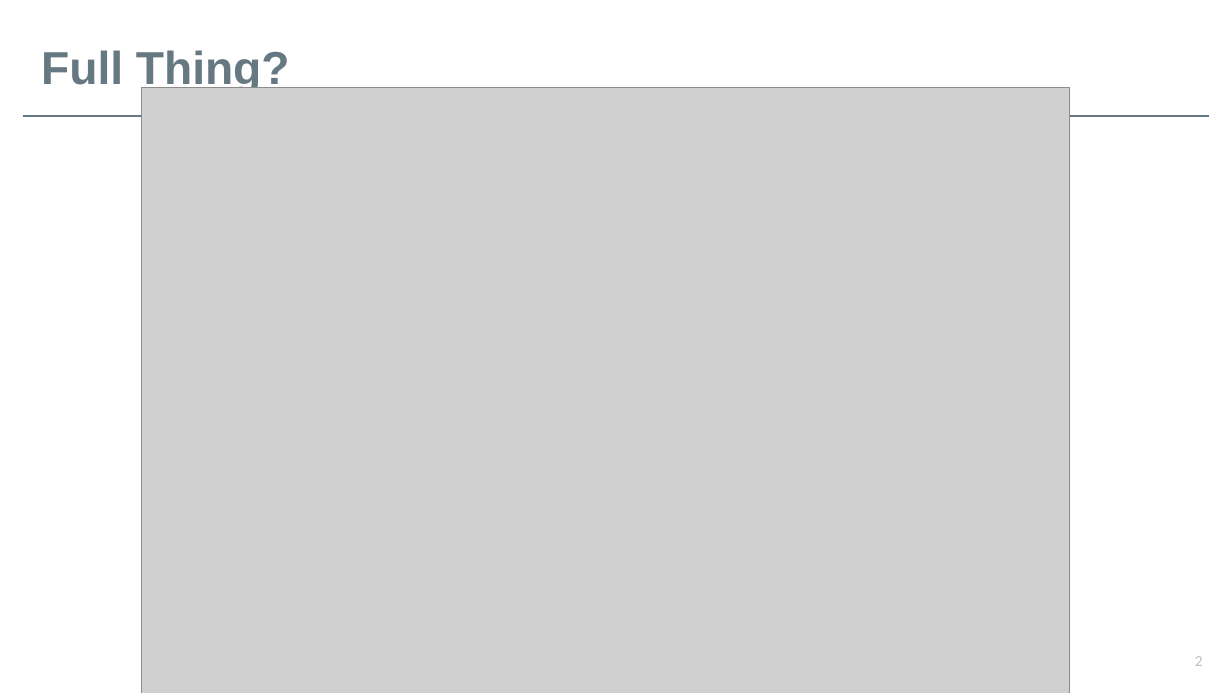
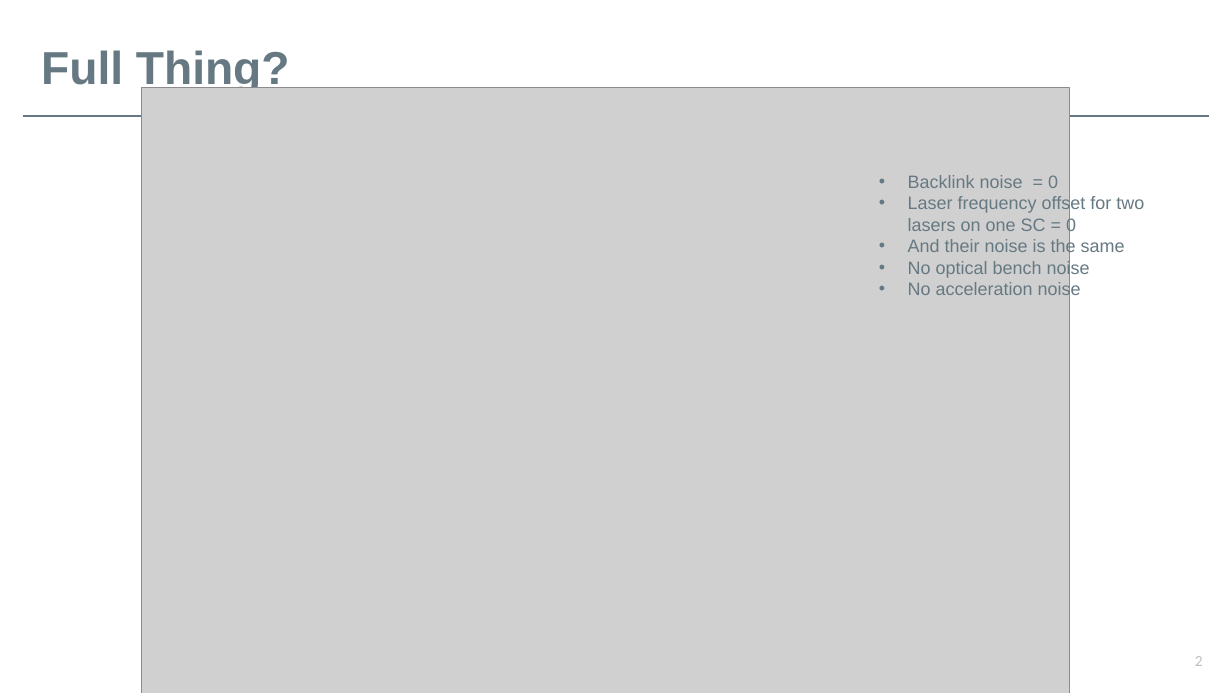
Before and after one commit to karinkruuse/VSC-random, a slide deck: slide 2 of miniLISA - Copy.pptx. Drawn at 1232x693 pixels with LibreOffice and Linux fonts; fonts in the diff are those of the drawing; grey boxes stand for pictures. Boxes give left, top, right and bottom in pixels: in the first picture for what was removed or moved away, otherwise in the second. Text is boxed around its words. In the diff, an @@ line names an element or a change of style, - is before the commit and + after.

Commit message:
sdfdsf

```diff
--- a/miniLISA - Copy.pptx
+++ b/miniLISA - Copy.pptx
@@ text added at [908,175,1144,300], 14 pt, text #667982 @@
+• Backlink noise = 0
+• Laser frequency offset for two lasers on one SC = 0
+• And their noise is the same
+• No optical bench noise
+• No acceleration noise
```
